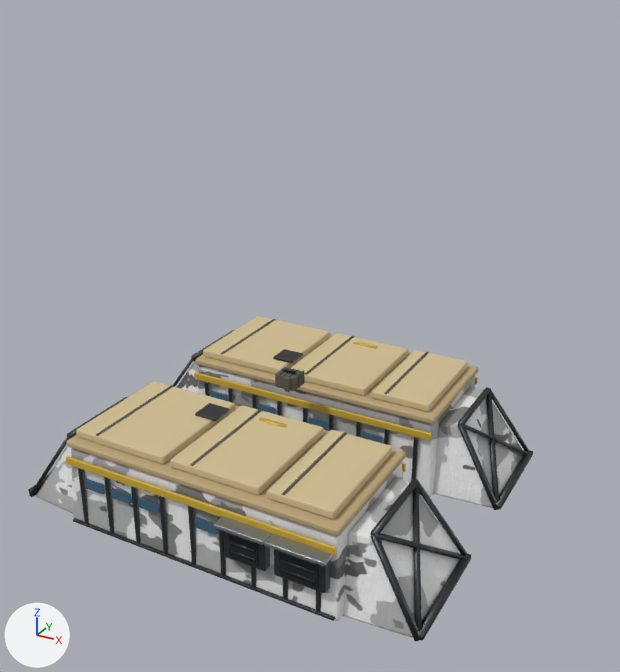
Renders of the glTF model public/models/GAPILE.glb from each side of a commit.
Rendered twice from a camera (50 mm lens) standing at (1.61, -2.76, 1.62) and looking at (0.11, -0.01, 0.25). The lights are fixed; the arrows at lower left show +X, +Y and +Z. The first picture is the older version. Where no turn or scale is listed for an object, it has been applied to the vertices.

Names of what the first picture shows: 'DoorRamp', 'DoorStairs', 'HallBackRemap', 'HallBackSand', 'HallBackSandLight', 'HallBackShell', 'HallBackSteel', 'HallFrontRemap', 'HallFrontSand', 'HallFrontSandLight', 'HallFrontShell', 'HallFrontSteel' and 5 more.
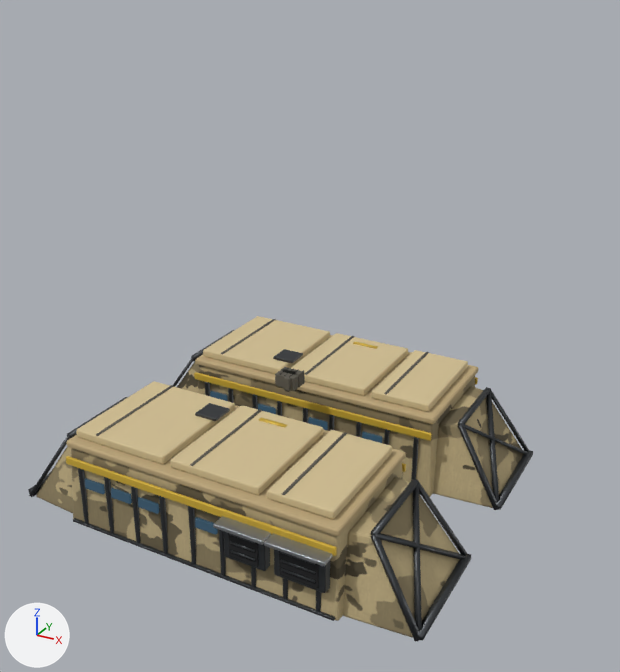
Location of each change, [x1, y1, x2, y2] in pixels of the pictures (620 x 672 px):
'HallFrontShell', recoloured (grey to yellow): [36, 446, 459, 638] in both
'HallBackShell', recoloured (grey to brown): [177, 362, 524, 508] in both

The change, as a diff of the scene's bpy script:
```diff
--- a/public/models/GAPILE.glb.py
+++ b/public/models/GAPILE.glb.py
@@ mat_camo_hallback @@
 n1 = _N.new('ShaderNodeOutputMaterial'); n1.name = 'Material Output'
+n3 = _N.new('ShaderNodeMix'); n3.name = 'Mix'
+n3.data_type = 'RGBA'
+n3.blend_type = 'MULTIPLY'
+n3.inputs[0].default_value = 1.0  # 'Factor'
+n3.inputs[7].default_value = (0.597, 0.479, 0.254, 1.0)  # 'B', beige #cbb88a
 n2 = _N.new('ShaderNodeTexImage'); n2.name = 'Image Texture'
@@ mat_camo_hallback @@
 n0 = _N.new('ShaderNodeBsdfPrincipled'); n0.name = 'Principled BSDF'
 _L.new(n0.outputs[0], n1.inputs[0])  # 'BSDF' to 'Surface'
-_L.new(n2.outputs[0], n0.inputs[0])  # 'Color' to 'Base Color'
+_L.new(n3.outputs[2], n0.inputs[0])  # 'Result' to 'Base Color'
+_L.new(n2.outputs[0], n3.inputs[6])  # 'Color' to 'A'
@@ mat_camo_hallfront @@
 n1 = _N.new('ShaderNodeOutputMaterial'); n1.name = 'Material Output'
+n3 = _N.new('ShaderNodeMix'); n3.name = 'Mix'
+n3.data_type = 'RGBA'
+n3.blend_type = 'MULTIPLY'
+n3.inputs[0].default_value = 1.0  # 'Factor'
+n3.inputs[7].default_value = (0.597, 0.479, 0.254, 1.0)  # 'B', beige #cbb88a
 n2 = _N.new('ShaderNodeTexImage'); n2.name = 'Image Texture'
@@ mat_camo_hallfront @@
 n0 = _N.new('ShaderNodeBsdfPrincipled'); n0.name = 'Principled BSDF'
 _L.new(n0.outputs[0], n1.inputs[0])  # 'BSDF' to 'Surface'
-_L.new(n2.outputs[0], n0.inputs[0])  # 'Color' to 'Base Color'
+_L.new(n3.outputs[2], n0.inputs[0])  # 'Result' to 'Base Color'
+_L.new(n2.outputs[0], n3.inputs[6])  # 'Color' to 'A'
```
